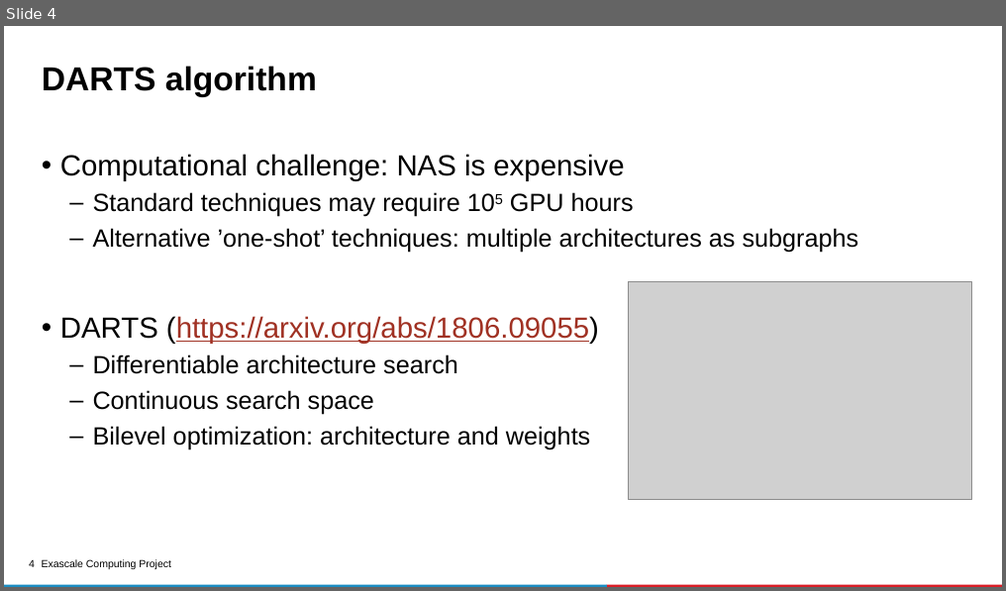
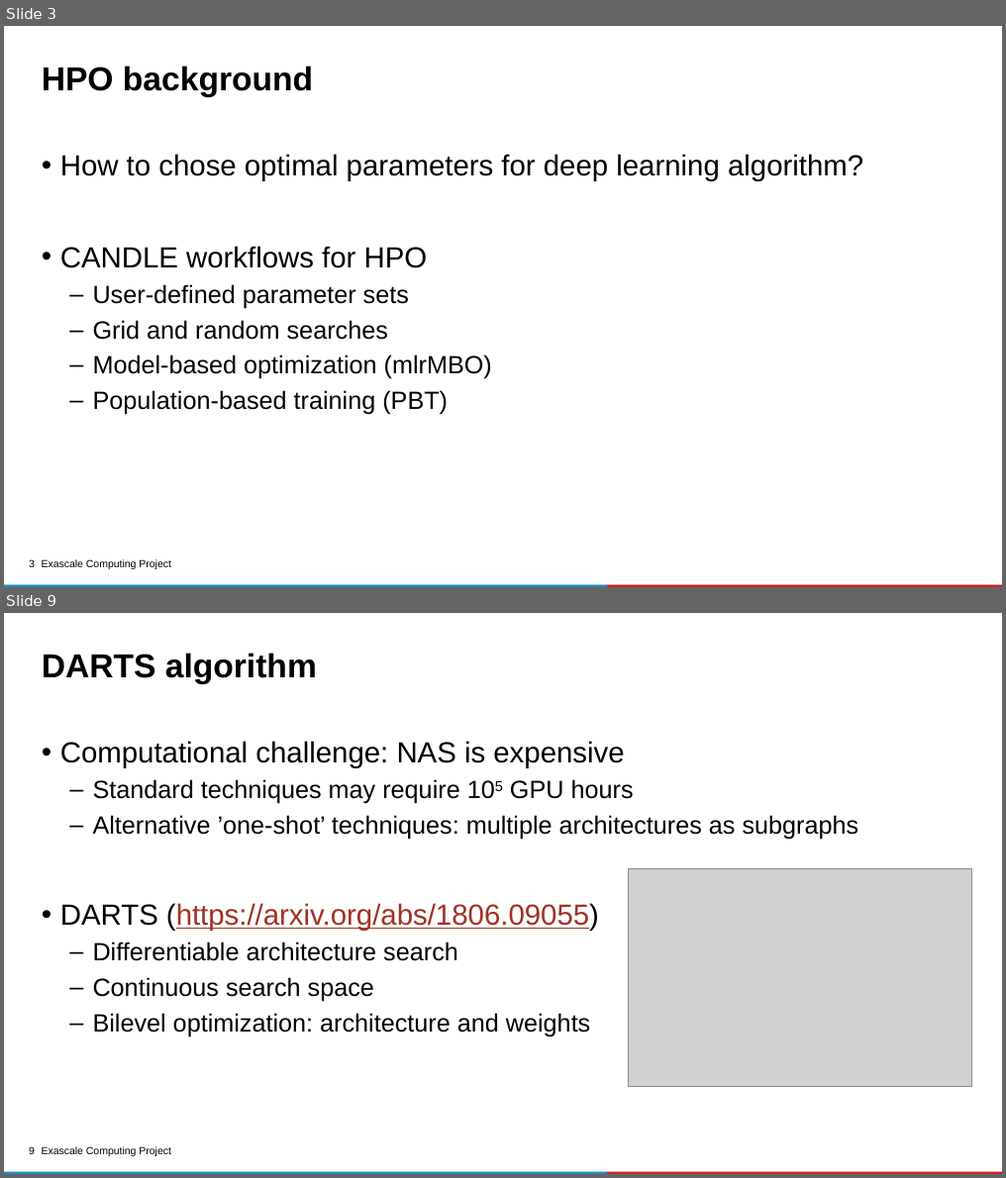
Before and after one commit to ECP-CANDLE/Tutorials, a slide deck: 2020/ECP/slides/05-nas.pptx. Shown one above the other, each under a label of ours: slide 4 before the commit, slides 3 and 9 after it; the slides between them are not shown. The pictures are 1006x591 and 1006x1178 pixels, drawn with LibreOffice and Linux fonts; fonts in the diff are those of the drawing; grey boxes stand for pictures; background and template pictures are left out. Boxes give left, top, right and bottom in pixels: in the first picture for what was removed or moved away, otherwise in the second. Text is boxed around its words. In the diff, an @@ line names an element or a change of style, - is before the commit and + after.

```diff
--- a/2020/ECP/slides/05-nas.pptx
+++ b/2020/ECP/slides/05-nas.pptx
@@ slide 3 added at [4,26,1002,587], background #FFFFFF; not listed: 4 template elements that a slide beside it also shows @@
@@ title added at [42,66,313,97], 32 pt, text #000000, bold @@
+HPO background
@@ text added at [60,154,863,415], 24 pt, text #000000 @@
+• How to chose optimal parameters for deep learning algorithm?
+• CANDLE workflows for HPO
+  – User-defined parameter sets
+  – Grid and random searches
+  – Model-based optimization (mlrMBO)
+  – Population-based training (PBT)
@@ what was slide 4 is now slide 9 @@
@@ page number at [29,1147,35,1155]: text changed @@
-4
+9
```
Also in this commit, not shown: 5 slides changed, 4 other slides added.
